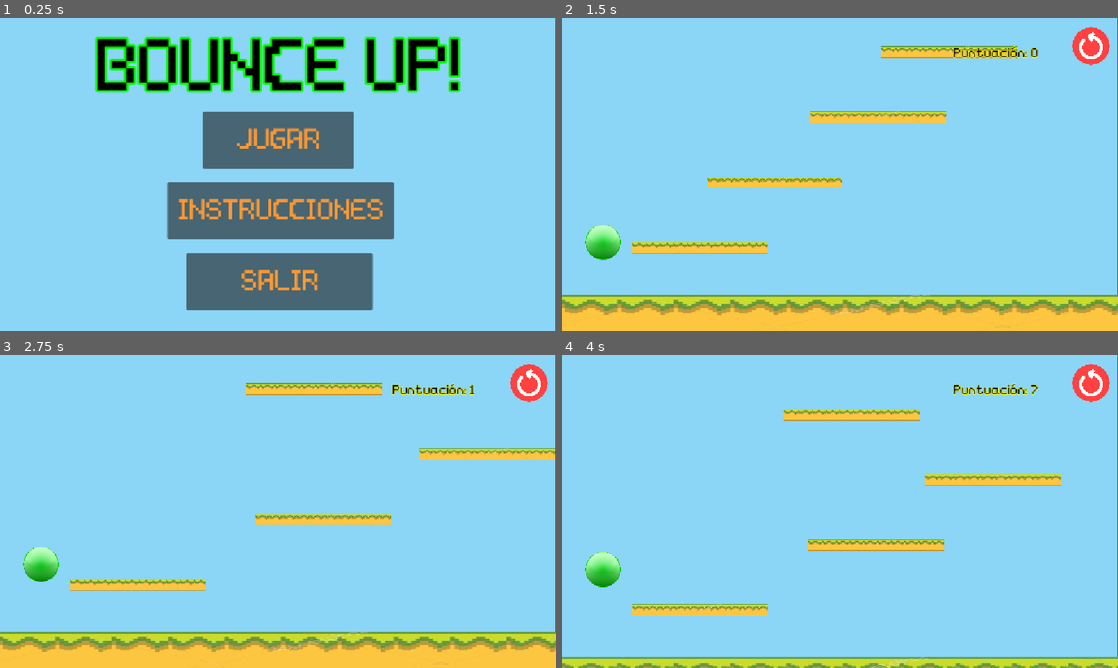
Above: before the commit, frames 1-4 (two rows, left to right).
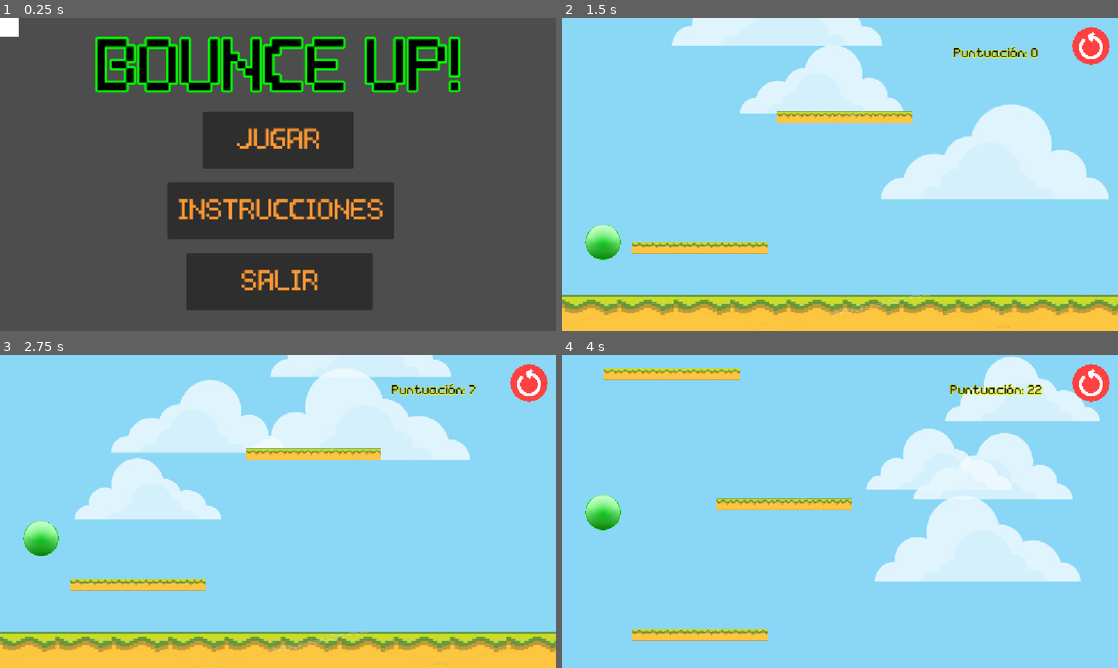
Above: after the commit, the same moments.

Repository: Miranda-511/Bounce-Up-
Game: Godot game, scene res://escenas/menu.tscn
Same seed, same stepped clock (60 frames per second), same inputs: the game is played once before the commit and once after it.
Inputs (mouse positions are in pixels of both pictures, inside the frame that each line leads up to):
- Up to frame 1 (0.25 s): no input
- Up to frame 2 (1.5 s): click "JUGAR" at 0.5 s; click (1090, 46) at 1.25 s
- Up to frame 3 (2.75 s): click (528, 383) at 2 s
- Up to frame 4 (4 s): click (1090, 383) at 2.75 s

The runs differ from the first frame. In frame 1, 92% of the frame differs, in the area x 0-100%, y 0-100%; in frame 2, 16%; in frame 3, 19%; in frame 4, 25%.

Commit message:
fondo infinito que cambia según la altura

Diff:
--- a/escenas/background.tscn
+++ b/escenas/background.tscn
@@ -1,38 +1,505 @@
 [gd_scene format=3 uid="uid://bdaevce65k24h"]
 
 [ext_resource type="Texture2D" uid="uid://bcun5uvdwsbwx" path="res://assets/red-flag-warning-symbol-red-flag-emoji-red-flags-in-relationships-png.webp" id="1_2gjhw"]
-[ext_resource type="Texture2D" uid="uid://du5mijpinsbkv" path="res://assets/cloud.webp" id="2_3l6o5"]
+
+[sub_resource type="GDScript" id="GDScript_esbpa"]
+resource_name = "bg"
+script/source = "
+extends Node2D
+
+# TEXTURAS
+const CLOUD_TEXTURE = preload(\"res://assets/cloud.webp\")
+const FLAG_TEXTURE = preload(\"res://assets/red-flag-warning-symbol-red-flag-emoji-red-flags-in-relationships-png.webp\")
+
+# NUBES
+const CLOUD_AHEAD = 1200.0
+const CLOUD_SPACING_MIN = 550.0
+const CLOUD_SPACING_MAX = 850.0
+const CLOUD_FADE_START = 12000.0
+const CLOUD_FADE_END = 30000.0
+
+# ESTRELLAS
+const STAR_AHEAD = 1500.0
+const STAR_START_HEIGHT = 42000.0
+
+# PLANETAS
+const PLANET_AHEAD = 2200.0
+const PLANET_START_HEIGHT = 50000.0
+const PLANET_SPACING_MIN = 8000.0
+const PLANET_SPACING_MAX = 12000.0
+
+@onready var main = get_parent()
+
+var player: CharacterBody2D
+var start_y: float
+
+var sky: ColorRect
+var cloud_layer: Node2D
+var star_layer: Node2D
+var planet_layer: Node2D
+
+var next_cloud_y: float
+var next_star_y: float
+var next_planet_y: float
+
+
+func _ready():
+
+	# ESPERAR A QUE GODOT PREPARE LA ESCENA
+	await get_tree().process_frame
+
+	# BUSCAR AL JUGADOR
+	player = main.get_node_or_null(\"player\") as CharacterBody2D
+
+	if player == null:
+		player = get_tree().current_scene.find_child(
+			\"player\",
+			true,
+			false
+		) as CharacterBody2D
+
+	if player == null:
+		push_error(\"No se encontró el nodo player.\")
+		set_process(false)
+		return
+
+	start_y = player.global_position.y
+
+	# ELIMINAR EL FONDO ANTIGUO
+	for child in get_children():
+
+		if child.name == \"ColorRect\" or child.name == \"CanvasLayer2\":
+			remove_child(child)
+			child.queue_free()
+
+	# CREAR ELEMENTOS
+	create_sky()
+	create_world_layers()
+	create_flag()
+
+	# NUBES INICIALES
+	create_cloud(player.global_position.y + 210.0)
+	create_cloud(player.global_position.y + 360.0)
+
+	next_cloud_y = player.global_position.y + 50.0
+	generate_clouds_ahead()
+
+	# ESTRELLAS
+	next_star_y = start_y - STAR_START_HEIGHT
+	generate_stars_ahead()
+
+	# PLANETAS
+	next_planet_y = start_y - PLANET_START_HEIGHT
+	generate_planets_ahead()
+
+
+func _process(_delta):
+
+	if player == null:
+		return
+
+	var height = maxf(
+		0.0,
+		start_y - player.global_position.y
+	)
+
+	# CAMBIAR COLOR DEL CIELO
+	sky.color = get_sky_color(height)
+
+	# GENERAR ELEMENTOS
+	generate_clouds_ahead()
+	generate_stars_ahead()
+	generate_planets_ahead()
+
+	# LIMPIAR ELEMENTOS LEJANOS
+	cleanup_old_decorations()
+
+
+# ==================================
+# CIELO INFINITO
+# ==================================
+
+func create_sky():
+
+	var sky_canvas = CanvasLayer.new()
+	sky_canvas.name = \"SkyLayer\"
+	sky_canvas.layer = -1
+
+	add_child(sky_canvas)
+
+	sky = ColorRect.new()
+	sky.name = \"Sky\"
+	sky.color = Color(\"#8BD7F6\")
+
+	sky.set_anchors_and_offsets_preset(
+		Control.PRESET_FULL_RECT
+	)
+
+	sky.mouse_filter = Control.MOUSE_FILTER_IGNORE
+
+	sky_canvas.add_child(sky)
+
+
+func get_sky_color(height: float) -> Color:
+
+	var sky_1 = Color(\"#8BD7F6\")
+	var sky_2 = Color(\"#4C9BD1\")
+	var sky_3 = Color(\"#344A81\")
+	var sky_4 = Color(\"#252047\")
+	var sky_5 = Color(\"#090F25\")
+
+	# CIELO
+	if height < 15000.0:
+
+		return sky_1.lerp(
+			sky_2,
+			height / 15000.0
+		)
+
+	# SOBRE LAS NUBES
+	elif height < 32000.0:
+
+		return sky_2.lerp(
+			sky_3,
+			(height - 15000.0) / 17000.0
+		)
+
+	# ALTA ATMÓSFERA
+	elif height < 50000.0:
+
+		return sky_3.lerp(
+			sky_4,
+			(height - 32000.0) / 18000.0
+		)
+
+	# ESPACIO
+	elif height < 70000.0:
+
+		return sky_4.lerp(
+			sky_5,
+			(height - 50000.0) / 20000.0
+		)
+
+	return sky_5
+
+
+# ==================================
+# CAPAS DEL MUNDO
+# ==================================
+
+func create_world_layers():
+
+	cloud_layer = Node2D.new()
+	cloud_layer.name = \"Clouds\"
+	add_child(cloud_layer)
+
+	star_layer = Node2D.new()
+	star_layer.name = \"Stars\"
+	star_layer.z_index = 1
+	add_child(star_layer)
+
+	planet_layer = Node2D.new()
+	planet_layer.name = \"Planets\"
+	planet_layer.z_index = 2
+	add_child(planet_layer)
+
+
+# ==================================
+# NUBES
+# ==================================
+
+func create_cloud(cloud_y: float):
+
+	var cloud = Sprite2D.new()
+	cloud.texture = CLOUD_TEXTURE
+
+	cloud.position = Vector2(
+		randf_range(40.0, 1112.0),
+		cloud_y
+	)
+
+	var cloud_size = randf_range(0.7, 1.15)
+
+	cloud.scale = Vector2(
+		cloud_size,
+		cloud_size
+	)
+
+	cloud.flip_h = randf() < 0.5
+
+	# DESVANECER NUBES CON LA ALTURA
+	var altitude = start_y - cloud_y
+
+	var fade = clampf(
+		(altitude - CLOUD_FADE_START) /
+		(CLOUD_FADE_END - CLOUD_FADE_START),
+		0.0,
+		1.0
+	)
+
+	var alpha = 0.82 * (1.0 - fade)
+
+	if alpha <= 0.02:
+		return
+
+	cloud.modulate = Color(1, 1, 1, alpha)
+
+	cloud_layer.add_child(cloud)
+
+
+func generate_clouds_ahead():
+
+	while next_cloud_y > player.global_position.y - CLOUD_AHEAD:
+
+		create_cloud(next_cloud_y)
+
+		# PEQUEÑOS GRUPOS OCASIONALES
+		if randf() < 0.15:
+
+			create_cloud(
+				next_cloud_y + randf_range(100.0, 180.0)
+			)
+
+		next_cloud_y -= randf_range(
+			CLOUD_SPACING_MIN,
+			CLOUD_SPACING_MAX
+		)
+
+
+# ==================================
+# ESTRELLAS
+# ==================================
+
+func create_star(star_y: float):
+
+	var star = Polygon2D.new()
+
+	var radius = randf_range(2.0, 4.0)
+	star.polygon = make_circle(radius, 8)
+
+	star.color = Color(
+		1.0,
+		1.0,
+		1.0,
+		randf_range(0.45, 1.0)
+	)
+
+	star.position = Vector2(
+		randf_range(20.0, 1132.0),
+		star_y
+	)
+
+	star_layer.add_child(star)
+
+
+func generate_stars_ahead():
+
+	while next_star_y > player.global_position.y - STAR_AHEAD:
+
+		create_star(next_star_y)
+
+		if randf() < 0.6:
+
+			create_star(
+				next_star_y + randf_range(40.0, 130.0)
+			)
+
+		next_star_y -= randf_range(180.0, 320.0)
+
+
+# ==================================
+# PLANETAS
+# ==================================
+
+func create_planet(planet_y: float):
+
+	var planet = Node2D.new()
+	planet.name = \"Planet\"
+
+	planet.position = Vector2(
+		randf_range(140.0, 1012.0),
+		planet_y
+	)
+
+	var radius = randf_range(45.0, 85.0)
+
+	# COLORES ALEATORIOS
+	var planet_colors = [
+		Color(\"#D58B76\"),
+		Color(\"#B49ADB\"),
+		Color(\"#78A9B8\"),
+		Color(\"#D6B66D\"),
+		Color(\"#A6A6B8\"),
+		Color(\"#C77F9C\")
+	]
+
+	var planet_color: Color = planet_colors[
+		randi_range(0, planet_colors.size() - 1)
+	]
+
+	# ANILLOS OPCIONALES
+	if randf() < 0.55:
+
+		var ring = Line2D.new()
+
+		ring.width = randf_range(3.0, 6.0)
+		ring.default_color = planet_color.lightened(0.35)
+
+		var ring_points = PackedVector2Array()
+
+		for i in range(49):
+
+			var angle = TAU * float(i) / 48.0
+
+			ring_points.append(
+				Vector2(
+					cos(angle) * radius * 1.65,
+					sin(angle) * radius * 0.48
+				)
+			)
+
+		ring.points = ring_points
+
+		# EL ANILLO QUEDA DETRÁS DEL PLANETA
+		planet.add_child(ring)
+
+	# BRILLO EXTERIOR
+	var halo = Polygon2D.new()
+
+	halo.polygon = make_circle(
+		radius * 1.12,
+		40
+	)
+
+	halo.color = planet_color.lightened(0.35)
+	halo.color.a = 0.16
+
+	planet.add_child(halo)
+
+	# CUERPO DEL PLANETA
+	var body = Polygon2D.new()
+
+	body.polygon = make_circle(radius, 48)
+	body.color = planet_color
+
+	planet.add_child(body)
+
+	# CRÁTERES DECORATIVOS
+	for i in range(randi_range(2, 4)):
+
+		var crater = Polygon2D.new()
+
+		var crater_radius = radius * randf_range(
+			0.07,
+			0.15
+		)
+
+		crater.polygon = make_circle(
+			crater_radius,
+			16
+		)
+
+		crater.position = Vector2(
+			randf_range(-radius * 0.55, radius * 0.55),
+			randf_range(-radius * 0.45, radius * 0.45)
+		)
+
+		crater.color = planet_color.darkened(0.22)
+
+		planet.add_child(crater)
+
+	planet_layer.add_child(planet)
+
+
+func generate_planets_ahead():
+
+	while next_planet_y > player.global_position.y - PLANET_AHEAD:
+
+		create_planet(next_planet_y)
+
+		next_planet_y -= randf_range(
+			PLANET_SPACING_MIN,
+			PLANET_SPACING_MAX
+		)
+
+
+# ==================================
+# FORMAS CIRCULARES
+# ==================================
+
+func make_circle(
+	radius: float,
+	segments: int = 32
+) -> PackedVector2Array:
+
+	var points = PackedVector2Array()
+
+	for i in range(segments):
+
+		var angle = TAU * float(i) / float(segments)
+
+		points.append(
+			Vector2(
+				cos(angle),
+				sin(angle)
+			) * radius
+		)
+
+	return points
+
+
+# ==================================
+# BANDERITA
+# ==================================
+
+func create_flag():
+
+	var flag = Sprite2D.new()
+
+	flag.name = \"goal_flag\"
+	flag.texture = FLAG_TEXTURE
+
+	flag.position = Vector2(613.0, -2040.0)
+
+	flag.scale = Vector2(
+		0.6228571,
+		0.6614286
+	)
+
+	flag.z_index = 3
+
+	add_child(flag)
+
+
+# ==================================
+# LIMPIEZA
+# ==================================
+
+func cleanup_old_decorations():
+
+	for cloud in cloud_layer.get_children():
+
+		if cloud.global_position.y > player.global_position.y + 1300.0:
+			cloud.queue_free()
+
+	for star in star_layer.get_children():
+
+		if star.global_position.y > player.global_position.y + 1500.0:
+			star.queue_free()
+
+	for planet in planet_layer.get_children():
+
+		if planet.global_position.y > player.global_position.y + 8000.0:
+			planet.queue_free()
+"
 
 [node name="background" type="Node2D" unique_id=33009793]
-
-[node name="ColorRect" type="ColorRect" parent="." unique_id=1854455259]
-light_mask = 512
-visibility_layer = 512
-z_index = -4096
-offset_top = -3025.9998
-offset_right = 1150.0
-offset_bottom = -2260.0413
-scale = Vector2(1, 4.8)
-color = Color(0.54430956, 0.83670324, 0.9667843, 1)
+script = SubResource("GDScript_esbpa")
 
 [node name="CanvasLayer2" type="CanvasLayer" parent="." unique_id=194765966]
 
-[node name="goal_flag" type="Sprite2D" parent="CanvasLayer2" unique_id=1206912782]
+[node name="goal_flag_250" type="Sprite2D" parent="CanvasLayer2" unique_id=1206912782]
 top_level = true
 position = Vector2(613, -2040)
 scale = Vector2(0.6228571, 0.6614286)
 texture = ExtResource("1_2gjhw")
-
-[node name="clouds" type="Sprite2D" parent="CanvasLayer2" unique_id=1652059450]
-position = Vector2(277, -2437)
-texture = ExtResource("2_3l6o5")
-
-[node name="clouds2" type="Sprite2D" parent="CanvasLayer2" unique_id=1254832496]
-position = Vector2(728, -2605)
-texture = ExtResource("2_3l6o5")
-flip_h = true
-
-[node name="clouds3" type="Sprite2D" parent="CanvasLayer2" unique_id=89362023]
-position = Vector2(893, -2309)
-texture = ExtResource("2_3l6o5")
-flip_h = true
--- a/escenas/instructions.tscn
+++ b/escenas/instructions.tscn
@@ -71,7 +71,7 @@
 layout_mode = 1
 anchors_preset = -1
 anchor_left = 0.5044028
-anchor_top = 0.6793088
+anchor_top = 0.6793087
 anchor_right = 0.5044028
 anchor_bottom = 0.6793087
 offset_left = -451.07202
@@ -84,8 +84,7 @@
 
 - Evitá los pinchos y no te caigás
 
-- Subí lo más alto posible
-y alcanzá la meta.
+- Subí lo más alto que podás
 
 -Si te quedás atrapad@ presioná el botón de reinicio
 
@@ -101,7 +100,9 @@
 offset_top = 11.0
 offset_right = 176.0
 offset_bottom = 81.0
+mouse_default_cursor_shape = 2
 theme = SubResource("Theme_eaw6l")
+theme_type_variation = &"FlatButton"
 theme_override_colors/font_color = Color(0, 0, 0, 1)
 text = "VOLVER"
 flat = true
--- a/escenas/main.tscn
+++ b/escenas/main.tscn
@@ -15,7 +15,7 @@
 const PLATFORM_SCENE = preload(\"res://escenas/platform.tscn\")
 
 # DIFICULTAD
-const VERTICAL_GAP = 135.0
+const VERTICAL_GAP = 270.0
 const MIN_HORIZONTAL_STEP = 140.0
 const MAX_HORIZONTAL_STEP = 420.0
 const GENERATE_AHEAD = 900.0
@@ -23,7 +23,7 @@
 # PLATAFORMA
 const PLATFORM_CENTER_X = 932.125
 const PLATFORM_TOP_OFFSET_Y = 481.0
-const PLATFORM_HALF_WIDTH = 90.0
+const PLATFORM_HALF_WIDTH = 140.0
 
 # POSICIÓN INICIAL
 const FLOOR_TOP_Y = 582.5
@@ -58,8 +58,8 @@
 	# POSICIÓN INICIAL
 	last_center_x = clamp(
 		player.global_position.x + 104.6 + FIRST_PLATFORM_HORIZONTAL_OFFSET,
-		120.0,
-		screen_width - 120.0
+		PLATFORM_HALF_WIDTH,
+		screen_width - PLATFORM_HALF_WIDTH
 	)
 
 	recent_positions.append(last_center_x)
@@ -104,8 +104,8 @@
 
 	var screen_width = get_viewport_rect().size.x
 
-	var min_x = 120.0
-	var max_x = screen_width - 120.0
+	var min_x = PLATFORM_HALF_WIDTH
+	var max_x = screen_width - PLATFORM_HALF_WIDTH
 
 	var possible_positions: Array[float] = []
 
@@ -174,13 +174,6 @@
 font_color = Color(0, 0, 0, 1)
 outline_size = 5
 outline_color = Color(1, 1, 0, 1)
-
-[sub_resource type="LabelSettings" id="LabelSettings_eaw6l"]
-font = ExtResource("6_a8p2b")
-font_size = 100
-font_color = Color(0, 0, 0, 1)
-outline_size = 10
-outline_color = Color(0, 1, 1, 1)
 
 [node name="main" type="Node2D" unique_id=1156450642]
 
@@ -211,17 +204,6 @@
 horizontal_alignment = 1
 metadata/_edit_use_anchors_ = true
 
-[node name="WinLabel" type="Label" parent="CanvasLayer" unique_id=390012771]
-visible = false
-offset_left = 367.0
-offset_top = 253.0
-offset_right = 804.0
-offset_bottom = 353.0
-text = "¡GANASTE!"
-label_settings = SubResource("LabelSettings_eaw6l")
-horizontal_alignment = 1
-vertical_alignment = 1
-
 [node name="background" parent="." unique_id=33009793 instance=ExtResource("2_26pgj")]
 
 [node name="AudioStreamPlayer" type="AudioStreamPlayer" parent="." unique_id=356976337]
--- a/escenas/menu.tscn
+++ b/escenas/menu.tscn
@@ -43,6 +43,11 @@
 grow_horizontal = 2
 grow_vertical = 2
 script = SubResource("GDScript_pv7or")
+
+[node name="ColorRect" type="ColorRect" parent="." unique_id=1637065104]
+layout_mode = 0
+offset_right = 40.0
+offset_bottom = 40.0
 
 [node name="background" parent="." unique_id=33009793 instance=ExtResource("1_d7r87")]
 
--- a/escenas/player.tscn
+++ b/escenas/player.tscn
@@ -8,7 +8,7 @@
 extends CharacterBody2D
 
 const SPEED = 575.0
-const JUMP_VELOCITY = -550.0
+const JUMP_VELOCITY = -780.0
 const WRAP_MARGIN = 30.0
 
 const CAMERA_SPEED = 1.0
